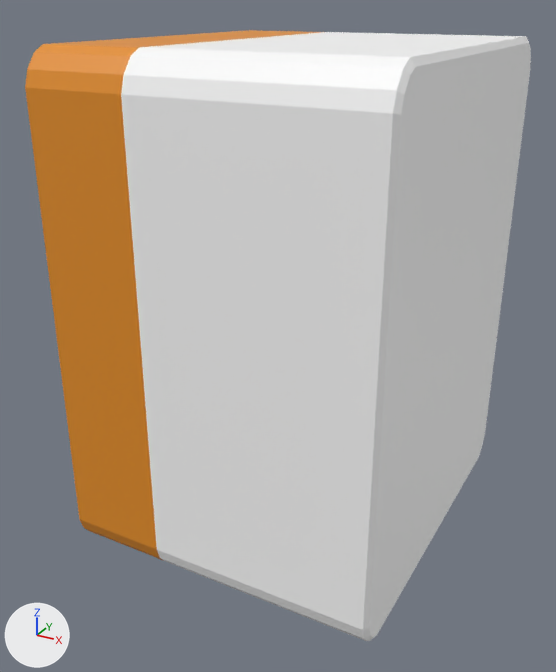
An edit to the FBX model Assets/Models/Card.fbx, drawn before and after from the same camera.
Both versions are drawn from a camera (50 mm lens) standing at (1.77, -3.49, 1.47) and looking at (-0.07, -0.14, -0.2). Arrows for +X, +Y and +Z are at lower left; the lights stay in place. Where no turn or scale is listed for an object, it has been applied to the vertices.
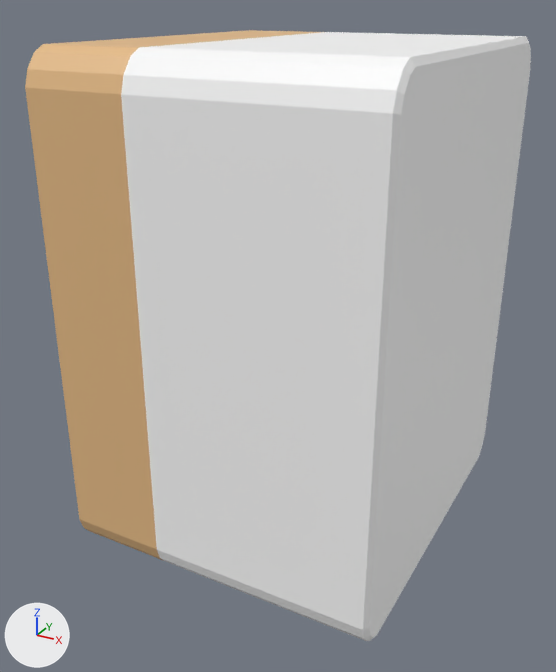
Changed parts and their boxes [x1, y1, x2, y2] in the pictures (556 x 672 px):
'Cube', recoloured
    both: [25, 30, 320, 560]

Diff of the bpy script that builds the scene:
```diff
--- a/Assets/Models/Card.fbx.py
+++ b/Assets/Models/Card.fbx.py
@@ mat_material_002 @@
 mat_material_002 = principled_material('Material.002')
-mat_material_002.base_color = (0.8, 0.281, 0.0171)  # orange #e79023
+mat_material_002.base_color = (0.8, 0.505, 0.24)  # beige #e7bc86
```
